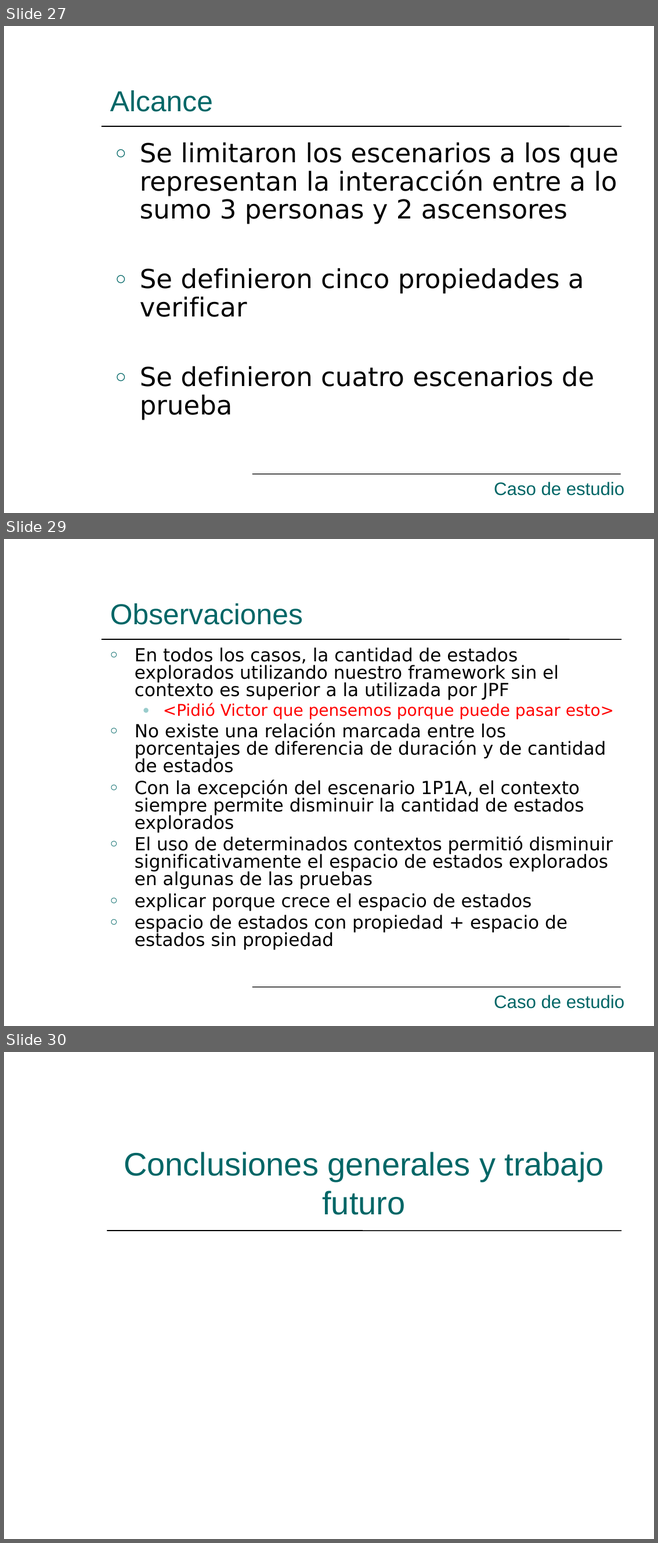
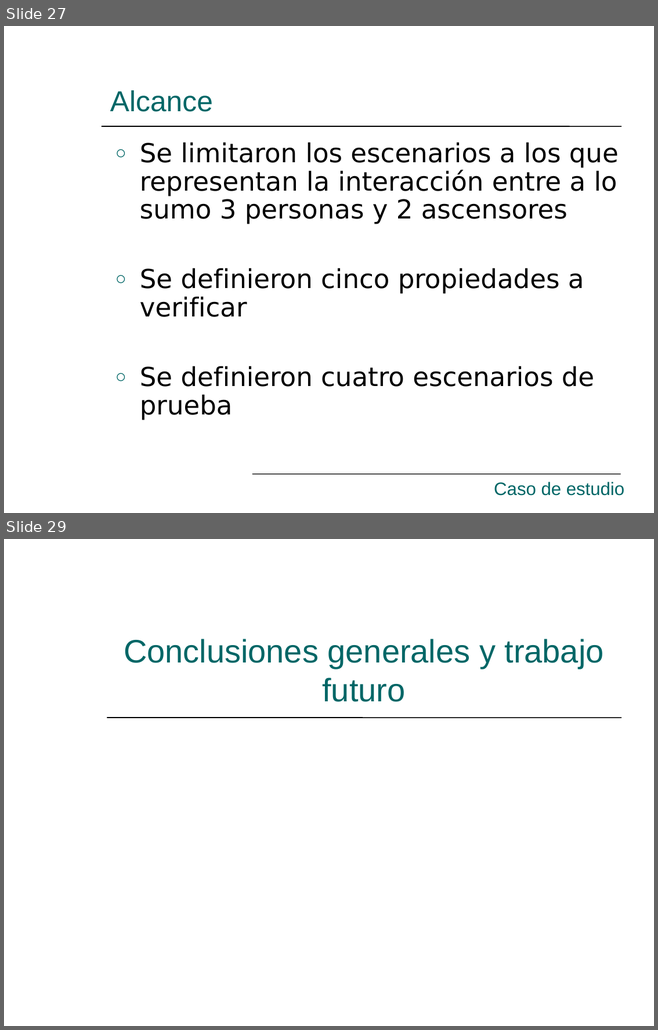
Before and after one commit to hugomelendez/tesis-jpf-2006, a slide deck: tesis-doc/Presentación.ppt. Shown one above the other, each under a label of ours: slides 27, 29 and 30 before the commit, slides 27 and 29 after it; the slides between them are not shown. The pictures are 658x1543 and 658x1030 pixels, drawn with LibreOffice and Linux fonts; fonts in the diff are those of the drawing. Boxes give left, top, right and bottom in pixels: in the first picture for what was removed or moved away, otherwise in the second. Text is boxed around its words. In the diff, an @@ line names an element or a change of style, - is before the commit and + after.

```diff
--- a/tesis-doc/Presentación.ppt
+++ b/tesis-doc/Presentación.ppt
@@ slide 29 removed at [4,539,654,1026], background #FFFFFF; not listed: 4 template elements that a slide beside it also shows @@
@@ title removed at [110,603,303,625] @@
-Observaciones
@@ text removed at [134,647,614,950] @@
-○ En todos los casos, la cantidad de estados explorados utilizando nuestro framework sin el contexto es superior a la utilizada por JPF
-  ● <Pidió Victor que pensemos porque puede pasar esto>
-○ No existe una relación marcada entre los porcentajes de diferencia de duración y de cantidad de estados
-○ Con la excepción del escenario 1P1A, el contexto siempre permite disminuir la cantidad de estados explorados
-○ El uso de determinados contextos permitió disminuir significativamente el espacio de estados explorados en algunas de las pruebas
-○ explicar porque crece el espacio de estados
-○ espacio de estados con propiedad + espacio de estados sin propiedad
@@ text removed at [494,995,624,1009] @@
-Caso de estudio
@@ what was slide 30 is now slide 29 @@
```
Also in this commit, not shown: 9 slides changed, 2 slides added, 1 other slide removed.
